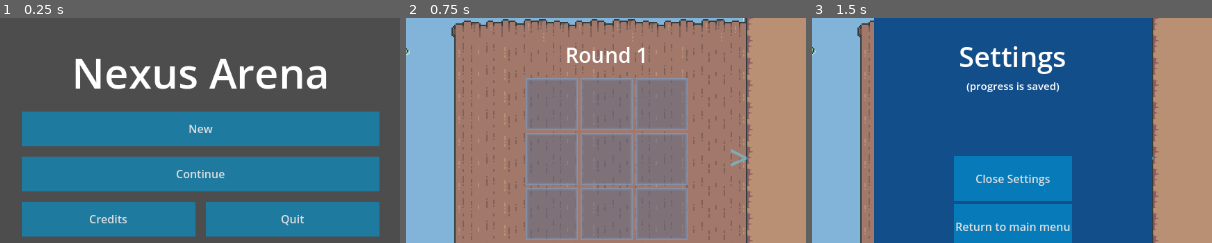
Above: before the commit, frames 1-3 (left to right).
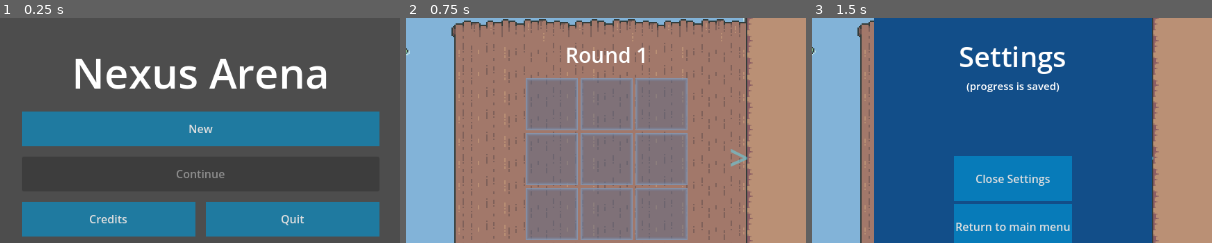
Above: after the commit, the same moments.

Repository: FontysRyan/PizzaProject1St2
Game: Godot game, scene res://Scenes/Mainmenu.tscn
Same seed, same stepped clock (60 frames per second), same inputs: the game is played once before the commit and once after it.
Inputs:
- Up to frame 1 (0.25 s): no input
- Up to frame 2 (0.75 s): click "New" at 0.5 s
- Up to frame 3 (1.5 s): click "Settings" at 1.25 s
The pictures show only the part of the screen within x 25-75%, y 23-73%; the shares and areas given below are measured in that part.

The runs differ from the first frame. In frame 1, 14% of the frame differs, in the area x 5-95%, y 61-78%; in frame 2, nothing differs; in frame 3, nothing differs.

Commit message:
a lot of things
shop bugs fixed
save rounds added
continue disabled when not started
continue added when quitting to main menu

Diff:
--- a/Assets/UI/MainmenuScreen (UI).tscn
+++ b/Assets/UI/MainmenuScreen (UI).tscn
@@ -1,7 +1,8 @@
-[gd_scene load_steps=4 format=3 uid="uid://pexbkdjuejoo"]
+[gd_scene load_steps=5 format=3 uid="uid://pexbkdjuejoo"]
 
 [ext_resource type="Script" uid="uid://bsfsy01wr8kjh" path="res://Assets/UI/Scripts/quit_button.gd" id="1_axkyu"]
 [ext_resource type="Script" uid="uid://buaoh615qln0x" path="res://Assets/UI/Scripts/new_button.gd" id="1_p581q"]
+[ext_resource type="Script" uid="uid://ctspojq65ovsh" path="res://Assets/UI/continue_button.gd" id="2_0qcfb"]
 
 [sub_resource type="StyleBoxFlat" id="StyleBoxFlat_yth33"]
 bg_color = Color(0, 0.6039216, 0.85882354, 0.5882353)
@@ -48,7 +49,7 @@
 layout_mode = 2
 theme_override_styles/normal = SubResource("StyleBoxFlat_yth33")
 text = "Continue"
-script = ExtResource("1_p581q")
+script = ExtResource("2_0qcfb")
 
 [node name="HBoxContainer" type="HBoxContainer" parent="MarginContainer/VBoxContainer"]
 layout_mode = 2
--- a/Assets/UI/Popup Tooltip.tscn
+++ b/Assets/UI/Popup Tooltip.tscn
@@ -144,7 +144,7 @@
 layout_mode = 2
 theme_override_font_sizes/normal_font_size = 25
 bbcode_enabled = true
-text = "Epic"
+text = "Legendary"
 fit_content = true
 
 [node name="AnimationPlayer" type="AnimationPlayer" parent="."]
--- a/Assets/UI/Scripts/Player_Build_manager.gd
+++ b/Assets/UI/Scripts/Player_Build_manager.gd
@@ -1,27 +1,30 @@
 extends Node
 
+@onready var panel_scene = preload("res://unit_panel.tscn")
 # Tracks which unit is in which panel
 var build_slots := {}  # { "Panel_1": "Archer" / "empty" }
 
 func _ready():
-	for panel in get_children():
+	for panel: Panel in get_children():
 		var j: int = 0
 		for i in Stats.units:
-			panel = get_child(j)
-			panel.add_child(i)
+			if i != null:
+				panel = get_child(j)
+				i.bought = true
+				panel.add_child(i)
 			j += 1
-		if panel is Panel:
-			if panel.get_child_count() > 0:
-				build_slots[panel.name] = panel.get_child(0).name
-			else:
-				build_slots[panel.name] = "empty"
+			if panel is Panel:
+				if panel.get_child_count() > 0:
+					build_slots[panel.name] = panel.get_child(0).name
+				else:
+					build_slots[panel.name] = "empty"
 
 func _process(delta):
 	var unit_names := []  # Collects all 9 slot resource names
 
 	for panel in get_children():
 		if panel is Panel:
-			var child_name: Resource = null
+			var child_name: Unit_Panel = null
 
 			if panel.get_child_count() > 0:
 				var unit_tile = panel.get_child(0)
@@ -31,23 +34,23 @@
 					#print("q" + p.name)
 					if p is UnitPanel:
 						# If it's a resource, get the file name
-						child_name = p.unit_stats
+						var temp_panel = panel_scene.instantiate()
+						temp_panel.panel = unit_tile.panel
+						temp_panel._fill_panel()
+						child_name = temp_panel
 					else:
 						child_name = null
 				else:
 					child_name = null
 
 			# Detect slot change
-			if build_slots.get(panel.name) != child_name:
-				build_slots[panel.name] = child_name
+			if child_name != null:
+				if build_slots.get(panel) != child_name.panel:
+					build_slots[panel] = child_name.panel
 
-				var slot_index = int(panel.name.replace("Panel_", ""))
-				GameController.update_build_slot(slot_index, child_name)
+					var slot_index = int(panel.name.replace("Panel_", ""))
+					GameController.update_build_slot(slot_index, child_name)
 
-				if child_name != null && child_name != null && child_name != null:
-					print(panel.name, " now has unit: ", child_name)
-				else:
-					print(panel.name, " is now empty")
 
 			unit_names.append(child_name)
 
--- a/Assets/UI/Scripts/Popup_settings.gd
+++ b/Assets/UI/Scripts/Popup_settings.gd
@@ -59,7 +59,7 @@
 
 func _on_yes_pressed():
 	# yes: quit the application
-	GameController.set_phase(GameController.GamePhase.PRE_GAME)
+	GameController.set_phase(GameController.GamePhase.MID_GAME)
 
 func _on_no_pressed():
 	GameController.set_game_speed(1)
--- a/Assets/UI/Scripts/grid_container.gd
+++ b/Assets/UI/Scripts/grid_container.gd
@@ -26,7 +26,7 @@
 
 	# Create new panels
 	for i in range(4):
-		var temp_panel = panel_scene.instantiate()  # Use instantiate() for Godot 4.x
+		var temp_panel = panel_scene.instantiate()
 		temp_panel.panel = shop._get_shop_unit()
 		temp_panel._fill_panel()
 		print("temp_panel.panel: ", temp_panel.panel)
--- a/Assets/UI/Scripts/popup_tooltip.gd
+++ b/Assets/UI/Scripts/popup_tooltip.gd
@@ -1,6 +1,15 @@
 extends Control
 
+var parent = null
 var opacity_tween: Tween = null
+@onready var name_text = $BackgroundContainer/VBoxContainer/NameLabel
+@onready var type_text = $BackgroundContainer/VBoxContainer/HSplitContainer/TypeLabel
+@onready var damage_text = $BackgroundContainer/VBoxContainer/HSplitContainer2/DamageLabel
+@onready var max_hp_text = $BackgroundContainer/VBoxContainer/HSplitContainer3/MaxHPLabel
+@onready var attack_speed_text = $BackgroundContainer/VBoxContainer/HSplitContainer4/AttackSpeedLabel
+@onready var range_text = $BackgroundContainer/VBoxContainer/HSplitContainer5/RangeLabel
+@onready var crit_text = $BackgroundContainer/VBoxContainer/HSplitContainer6/CritLabel
+@onready var description_text = $BackgroundContainer/VBoxContainer/RichTextLabel
 @onready var rich_text = $BackgroundContainer/VBoxContainer/RichTextRarityLabel
 
 func _input(event: InputEvent) -> void:
@@ -29,7 +38,6 @@
 
 func toggle (on: bool):
 	if on:
-		print("Showing tooltip")
 		show()
 		modulate.a = 0.0
 		tween_opacity(1.0)
@@ -68,6 +76,16 @@
 			rich_text.text = rarity
 
 
-
 func _ready():
-	set_text_effect_rarity(rich_text.text)
+	if parent != null:
+		name_text.text = str(parent.panel.unit_name).capitalize()
+		type_text.text = str(parent.panel.unit_stats.type).capitalize()
+		damage_text.text = str(parent.panel.unit_stats.damage)
+		max_hp_text.text = str(parent.panel.unit_stats.max_hp)
+		attack_speed_text.text = str(parent.panel.unit_stats.attack_speed)
+		range_text.text = str(parent.panel.unit_stats.range)
+		crit_text.text = str(parent.panel.unit_stats.crit_chance) + "%"
+		description_text.text = str(parent.panel.unit_stats.description).capitalize()
+		set_text_effect_rarity(parent.panel.rarity.name)
+	else:
+		pass
--- /dev/null
+++ b/Assets/UI/continue_button.gd
@@ -0,0 +1,12 @@
+extends Button
+
+
+func _ready():
+	if !Stats.running:
+		self.disabled = true
+	pressed.connect(_on_pressed)
+
+
+# Called every frame. 'delta' is the elapsed time since the previous frame.
+func _on_pressed():
+	GameController.set_phase(GameController.GamePhase.BUILD)
--- a/Game/Inputs.gd
+++ b/Game/Inputs.gd
@@ -2,5 +2,6 @@
 
 
 func _unhandled_input(event: InputEvent) -> void:
-	if event is InputEventKey and event.keycode == KEY_ESCAPE:
-		get_tree().paused = !get_tree().paused
+	#if event is InputEventKey and event.keycode == KEY_ESCAPE:
+		#get_tree().paused = !get_tree().paused
+		pass
--- a/Game/Stats.gd
+++ b/Game/Stats.gd
@@ -1,6 +1,7 @@
 extends Node
 
 # Active stats
+var running: bool = false
 var gold: int = 10
 var round: int = 1
 var wave: int = 1
@@ -37,8 +38,3 @@
 # Called when the node enters the scene tree for the first time.
 func _ready() -> void:
 	pass # Replace with function body.
-
-
-# Called every frame. 'delta' is the elapsed time since the previous frame.
-func _process(delta: float) -> void:
-	units = GameController.get_build_slots()
--- a/Resources/unit panels/UnitPanel.gd
+++ b/Resources/unit panels/UnitPanel.gd
@@ -4,4 +4,3 @@
 @export var unit_name: String
 @export var unit_stats: UnitStats
 @export var rarity: Rarity
-var bought: bool = false
--- a/Resources/units/UnitStats.gd
+++ b/Resources/units/UnitStats.gd
@@ -18,3 +18,6 @@
 @export var crit_modifier: float = 50.0
 @export var range: float = 50.0
 @export var ability_type: Ability
+
+func get_basename() -> String:
+	return self.to_string()
--- a/Scenes/Combat test/UnitSpawner.gd
+++ b/Scenes/Combat test/UnitSpawner.gd
@@ -17,29 +17,26 @@
 		var marker = spawn_points[i]
 		if not marker is Marker2D:
 			continue
-
-		# Get unit type from GameController
-		var slot_name = "unit_slot%d" % (i + 1)
-		var unit_stats: UnitStats = null
 		var unit_type: String = ""
-		if slot_name in Stats.units:
-			unit_stats = Stats.units.get(slot_name)
-			# Skip empty slots
+		var unit = unit_scene.instantiate()
+		if Stats.units[i] != null:
+			var unit_stats: UnitStats = Stats.units[i].panel.unit_stats
+			unit_type = Stats.units[i].panel.unit_stats.get_basename()
 			if unit_type == "" or unit_type == "empty" or unit_type == null or unit_stats == null:
 				print("Slot %d empty, skipping" % (i + 1))
 				continue
-			# Remove .tres if present
-			unit_type = unit_stats.get_basename()
+				# Remove .tres if present
+				unit_type = unit_stats.get_basename()
+			# Instantiate unit scene
+
+			unit.global_position = marker.global_position
+			unit.faction = faction
+			unit.unit_type = unit_type
+			unit.stats = unit_stats
 		else:
 			print("Slot %d missing in GameController, skipping" % (i + 1))
 			continue
 
-		# Instantiate unit scene
-		var unit = unit_scene.instantiate()
-		unit.global_position = marker.global_position
-		unit.faction = faction
-		unit.unit_type = unit_type
-		unit.stats = unit_stats
 
 		if faction == Marker_Faction.FRIENDLY:
 			unit.add_to_group("Friendly_units")
--- a/game_controller.gd
+++ b/game_controller.gd
@@ -5,7 +5,8 @@
 	BUILD,
 	FIGHT,
 	DEATH,
-	POST_GAME
+	POST_GAME,
+	MID_GAME
 }
 @export var Main_scene: String = "res://Scenes/Mainmenu.tscn"
 @export var Death_scene: String = "res://Scenes/Gameover.tscn"
@@ -15,15 +16,15 @@
 var current_phase: GamePhase = GamePhase.PRE_GAME
 
 # ===== UNIT SLOT EXPORTS =====
-@export var unit_slot1: UnitStats = null
-@export var unit_slot2: UnitStats = null
-@export var unit_slot3: UnitStats = null
-@export var unit_slot4: UnitStats = null
-@export var unit_slot5: UnitStats = null
-@export var unit_slot6: UnitStats = null
-@export var unit_slot7: UnitStats = null
-@export var unit_slot8: UnitStats = null
-@export var unit_slot9: UnitStats = null
+@export var unit_slot1: Unit_Panel = null
+@export var unit_slot2: Unit_Panel = null
+@export var unit_slot3: Unit_Panel = null
+@export var unit_slot4: Unit_Panel = null
+@export var unit_slot5: Unit_Panel = null
+@export var unit_slot6: Unit_Panel = null
+@export var unit_slot7: Unit_Panel = null
+@export var unit_slot8: Unit_Panel = null
+@export var unit_slot9: Unit_Panel = null
 
 func _ready():
 	Stats.round = 0
@@ -46,9 +47,15 @@
 		GamePhase.BUILD:
 			get_tree().change_scene_to_file(build_scene)
 		GamePhase.FIGHT:
+			Stats.units = get_build_slots()
 			get_tree().change_scene_to_file(fight_scene)
 		GamePhase.DEATH:
+			Stats.units.clear()
 			get_tree().change_scene_to_file(Death_scene)
+		GamePhase.MID_GAME:
+			Stats.units = get_build_slots()
+			get_tree().change_scene_to_file(Main_scene)
+			get_tree().paused = false
 		# You can add other scene changes if needed for DEATH/POST_GAME
 
 func phase_to_string(phase: GamePhase) -> String:
@@ -56,22 +63,22 @@
 		GamePhase.PRE_GAME:
 			set_game_speed(1)
 			clear_run_data()
-			TEMP_clear_build()
 			return "PRE_GAME"
 		GamePhase.BUILD:
 			return "BUILD"
 		GamePhase.FIGHT:
 			return "FIGHT"
 		GamePhase.DEATH:
-			TEMP_clear_build()
 			set_game_speed(1)
 			return "DEATH"
 		GamePhase.POST_GAME:
 			set_game_speed(1)
 			advance_round()
-			TEMP_clear_build()
 			set_phase(GamePhase.BUILD)
 			return "POST_GAME"
+		GamePhase.MID_GAME:
+			set_game_speed(1)
+			return "MID_GAME"
 		_:
 			return "UNKNOWN"
 
@@ -86,11 +93,13 @@
 	#else:
 		#set_phase(GamePhase.POST_GAME)
 func begin_game():
+	Stats.running = true
 	Stats.round = 1
 	Stats.waves_in_round = int(ceil(Stats.round / 2.0))
 	Stats.gold = 8 + (2 * Stats.round)
 	Stats.wave = 1
 func clear_run_data():
+	Stats.running = false
 	Stats.gold = 0
 	Stats.round = 1
 	Stats.wave = 1
@@ -111,7 +120,7 @@
 
 
 
-func update_build_slot(slot_index: int, resource_path: UnitStats) -> void:
+func update_build_slot(slot_index: int, resource_path: Unit_Panel) -> void:
 	# Remove ".tres" if present
 	var clean_name = resource_path if resource_path != null else null
 
@@ -126,9 +135,6 @@
 		8: unit_slot8 = clean_name
 		9: unit_slot9 = clean_name
 
-	# Debug print
-	print("[GameController] Slot", slot_index, "updated to:", clean_name)
-
 # Optional helper to get all slots in a list
 func get_build_slots() -> Array:
 	return [
@@ -137,16 +143,6 @@
 		unit_slot7, unit_slot8, unit_slot9
 	]
 
-func TEMP_clear_build():
-	unit_slot1 = null
-	unit_slot2 = null
-	unit_slot3 = null
-	unit_slot4 = null
-	unit_slot5 = null
-	unit_slot6 = null
-	unit_slot7 = null
-	unit_slot8 = null
-	unit_slot9 = null
 
 func set_game_speed(scale: float) -> void:
 	# Clamp to prevent negative or absurd values
--- a/unit_panel.gd
+++ b/unit_panel.gd
@@ -9,6 +9,8 @@
 const ALLOW_SWAP: bool = true
 var panel = preload("res://Resources/unit panels/UnitPanel.gd")
 var unit_level: int = 1
+var bought: bool = false
+var checked: bool = false
 
 # Called when the node enters the scene tree for the first time.
 func _ready() -> void:
@@ -32,6 +34,7 @@
 	$PriceLabel.text = str(price)
 	var level = "Lvl: " + str(unit_level)
 	$LevelLabel.text = level
+	$Tooltip.parent = self
 
 func _gui_input(event: InputEvent) -> void:
 	if event is InputEventMouseButton and event.button_index == MOUSE_BUTTON_LEFT:
@@ -58,7 +61,14 @@
 
 func _stop_drag(event: InputEventMouseButton) -> void:
 	dragging = false
-	if Stats.gold >= panel.rarity.cost:
+	if bought:
+		var mouse_pos: Vector2 = get_viewport().get_mouse_position()
+		var drop_target: Control = _get_drop_target_at_point(mouse_pos)
+		if drop_target:
+			_place_on_drop_target(drop_target)
+		else:
+			_restore_original_position()
+	elif Stats.gold >= panel.rarity.cost:
 		var mouse_pos: Vector2 = get_viewport().get_mouse_position()
 		var drop_target: Control = _get_drop_target_at_point(mouse_pos)
 		if drop_target:
@@ -99,10 +109,10 @@
 
 	# Subtract the price when the panel is successfully placed on a drop target
 	var price = panel.rarity.cost
-	if panel.bought:
+	if bought:
 		return
 	else:
-		panel.bought = true
+		bought = true
 		Stats._take_gold(price)
 
 func _move_to_target(drop_target: Control) -> void:
Not shown, added: Assets/UI/continue_button.gd.uid
